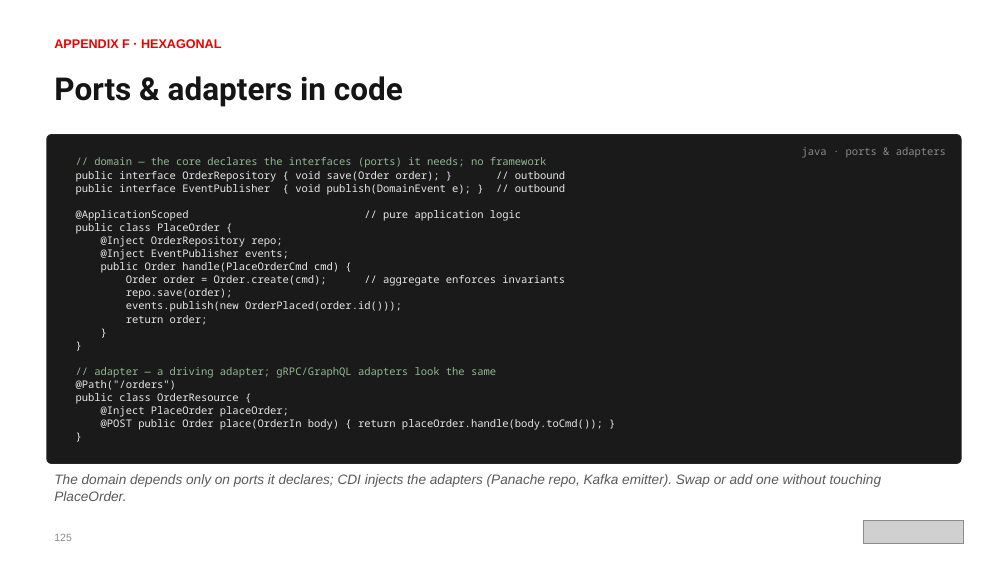
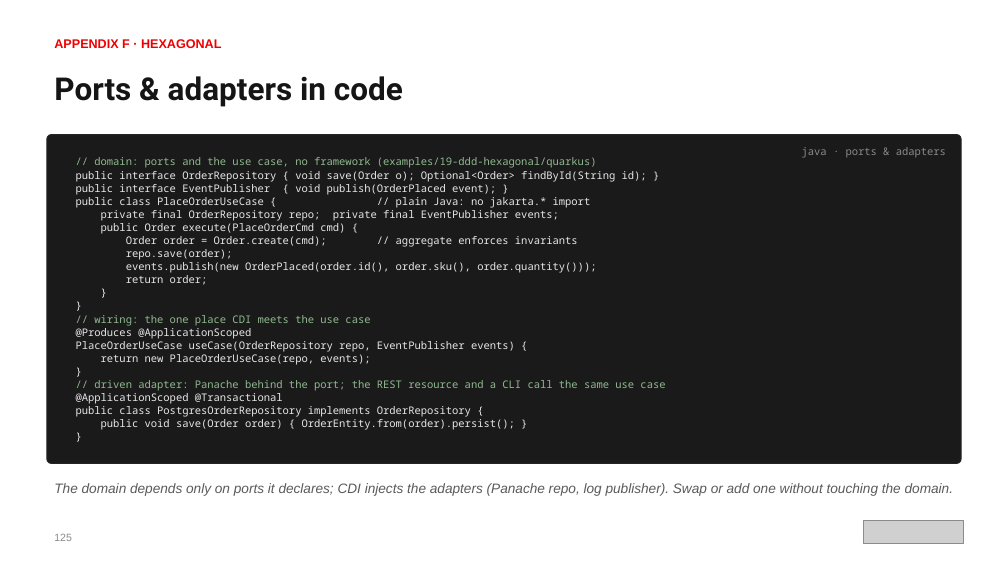
Before and after one commit to patterncatalyst/cloud-native-design-patterns, a slide deck: slide 146 of lgtm-presentation/Designing-Cloud-Native-APIs-Quarkus.pptx. Drawn at 1008x567 pixels with LibreOffice and Linux fonts; fonts in the diff are those of the drawing; grey boxes stand for pictures. Boxes give left, top, right and bottom in pixels: in the first picture for what was removed or moved away, otherwise in the second. Text is boxed around its words. In the diff, an @@ line names an element or a change of style, - is before the commit and + after.

Commit message:
docs(deck): Quarkus deck follows the idiomatic examples (S13)

```diff
--- a/lgtm-presentation/Designing-Cloud-Native-APIs-Quarkus.pptx
+++ b/lgtm-presentation/Designing-Cloud-Native-APIs-Quarkus.pptx
@@ text at <box>76,157,647,234</box>: text changed @@
-// domain — the core declares the interfaces (ports) it needs; no framework
-public interface OrderRepository { void save(Order order); } // outbound
-public interface EventPublisher { void publish(DomainEvent e); } // outbound
-@ApplicationScoped // pure application logic
-public class PlaceOrder {
-@Inject OrderRepository repo;
-@Inject EventPublisher events;
-public Order handle(PlaceOrderCmd cmd) {
+// domain: ports and the use case, no framework (examples/19-ddd-hexagonal/quarkus)
+public interface OrderRepository { void save(Order o); Optional<Order> findById(String id); }
+public interface EventPublisher { void publish(OrderPlaced event); }
+public class PlaceOrderUseCase { // plain Java: no jakarta.* import
+private final OrderRepository repo; private final EventPublisher events;
+public Order execute(PlaceOrderCmd cmd) {
@@ text at <box>126,262,596,273</box>: text changed @@
-events.publish(new OrderPlaced(order.id()));
+events.publish(new OrderPlaced(order.id(), order.sku(), order.quantity()));
@@ text at <box>76,315,515,365</box>: text changed @@
-// adapter — a driving adapter; gRPC/GraphQL adapters look the same
-@Path("/orders")
-public class OrderResource {
-@Inject PlaceOrder placeOrder;
-@POST public Order place(OrderIn body) { return placeOrder.handle(body.toCmd()); }
+// wiring: the one place CDI meets the use case
+@Produces @ApplicationScoped
+PlaceOrderUseCase useCase(OrderRepository repo, EventPublisher events) {
+return new PlaceOrderUseCase(repo, events);
@@ text at <box>76,380,665,430</box>: paragraphs added @@
+// driven adapter: Panache behind the port; the REST resource and a CLI call the same use case
+@ApplicationScoped @Transactional
+public class PostgresOrderRepository implements OrderRepository {
+public void save(Order order) { OrderEntity.from(order).persist(); }
+}
@@ text at <box>54,483,953,496</box>: text changed @@
-The domain depends only on ports it declares; CDI injects the adapters (Panache repo, Kafka emitter). Swap or add one without touching PlaceOrder.
+The domain depends only on ports it declares; CDI injects the adapters (Panache repo, log publisher). Swap or add one without touching the domain.
```
Also in this commit, not shown: 17 other slides changed, 2 other files.
